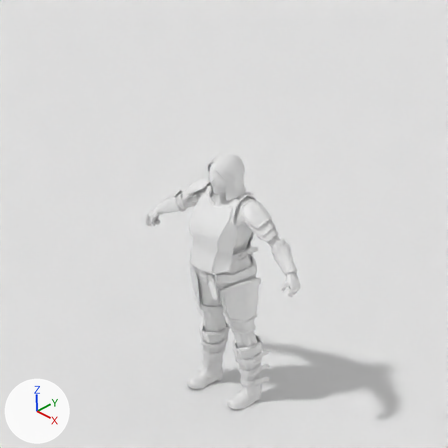
An edit to the Blender file hero/armor/armor.blend, drawn before and after from the same camera.
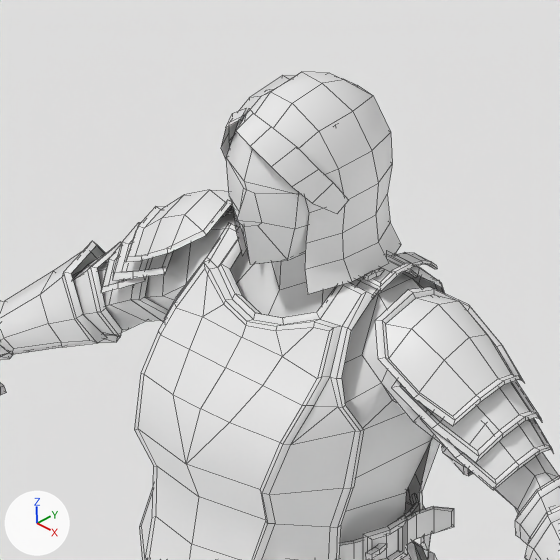
The first picture shows the older version from the file's camera 'Camera'. The close-ups show both versions on the part from 36% to 63% of the width and 31% to 58% of the height of that picture. The lights are fixed; the arrows at lower left show +X, +Y and +Z. The close-ups show mesh edges as thin lines. Materials are left out; every surface is plain grey.

Objects in the first close-up: 'Hair', 'HumanFemale', 'ShadowPlane', 'SteelBracers', 'SteelBreastplate', 'SteelPauldrons'.
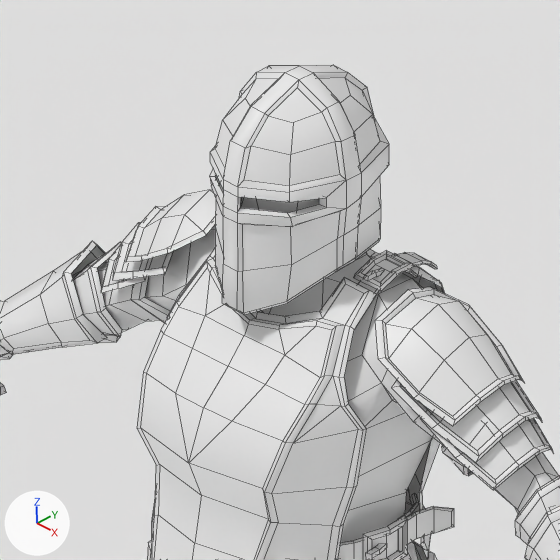
Boxes (x1, y1, x2, y2) around the edits, measured in the close-ups (560 x 560 px; the box of a moved part takes in the faces that stretch with it):
'SteelBreastplate', reshaped
    before: (134, 216, 454, 560)
    after: (137, 248, 454, 560)
'Hair', reshaped, moved (13% taller)
    before: (221, 72, 401, 294)
    after: (210, 65, 389, 315)
part 1 of me_plane_003, deleted
    before: (221, 72, 401, 294)
part 2 of me_plane_003, added
    after: (210, 65, 389, 315)
part 3 of me_mehumanmale_000, moved or reshaped
    before: (134, 223, 374, 560)
    after: (137, 248, 377, 560)

Patch to the scene script:
```diff
--- a/hero/armor/armor.blend.py
+++ b/hero/armor/armor.blend.py
@@ me_plane_003 @@
 # used by ob_hair; location = (0.0, 0.0, 1.7)
-me_plane_003.from_pydata(...)  # 91 vertices, 65 faces; spans x -0.103..0.11, y -0.109..0.142, z -0.267..0.011
+me_plane_003.from_pydata(...)  # 172 vertices, 161 faces; spans x -0.107..0.107, y -0.129..0.141, z 1.407..1.729
+# me_plane_003 part 1: the whole mesh is rebuilt
+# me_plane_003 part 2
+# 152 vertices are added at x -0.107..0.107, y -0.129..0.141, z 1.407..1.729
+# 14 new vertices lie (0.028, 0.0, 0.0) away from vertices in x -0.014, y -0.129..0.141, z 1.418..1.704
+# 6 new vertices lie (0.0, 0.0, 0.015) away from vertices in x -0.102..0.101, y -0.09..-0.045, z 1.58..1.597
+# 161 new faces join them
@@ me_mehumanmale_000 @@
 # used by ob_steelbreastplate; location = (0.0, 0.0, 0.01)
-me_mehumanmale_000.from_pydata(...)  # 723 vertices, 614 faces; spans x -0.193..0.193, y -0.221..0.179, z 0.953..1.449
+me_mehumanmale_000.from_pydata(...)  # 723 vertices, 614 faces; spans x -0.193..0.193, y -0.216..0.179, z 0.953..1.449
+# me_mehumanmale_000 part 3: 150 of 723 vertices moved; they spanned x -0.187..0.187, y -0.221..0.011, z 0.953..1.441 and now span x -0.187..0.187, y -0.216..0.016, z 0.953..1.441; mean shift (0.0, 0.005, 0.001); largest move (0.176, -0.125, 0.992) -> (0.159, -0.12, 1.004)
@@ ob_hair @@
 ob_hair = bpy.data.objects.new('Hair', me_plane_003)
-ob_hair.location = (0.0, 0.0, 1.7)
+ob_hair.location = (0.0, 0.0, 0.0)
 _m = ob_hair.modifiers.new('EdgeSplit', 'EDGE_SPLIT')
```
